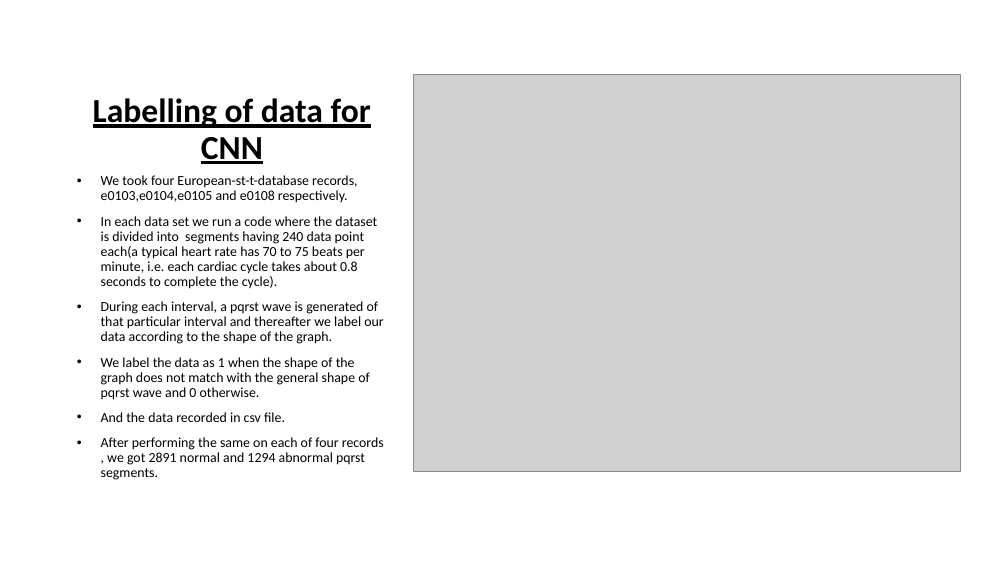
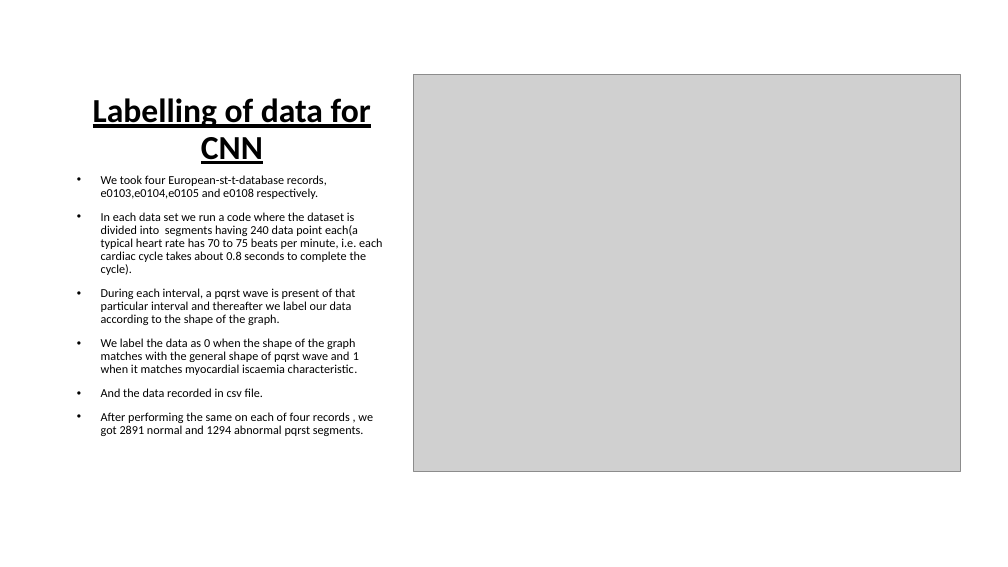
Before and after one commit to SubrataSarkar32/myocardial-ischaemia-detect, a slide deck: slide 23 of 8thsem_ECG signal for mycardial ischaemia and build solution to classify ECG.pptx (slide 8 before the commit). Drawn at 1008x567 pixels with LibreOffice and Linux fonts; fonts in the diff are those of the drawing; grey boxes stand for pictures. Boxes give left, top, right and bottom in pixels: in the first picture for what was removed or moved away, otherwise in the second. Text is boxed around its words. In the diff, an @@ line names an element or a change of style, - is before the commit and + after.

```diff
--- a/8thsem_ECG signal for mycardial ischaemia and build solution to classify ECG.pptx
+++ b/8thsem_ECG signal for mycardial ischaemia and build solution to classify ECG.pptx
@@ text at (101,175,382,436): size 13.2 to 11.6 pt in "We took four European-st-t-database records, e0103,e0104,e01 ...", "In each data set we run a ...", "And the data recorded in csv file.", "After performing the same on each of ..." @@
@@ text at (101,288,359,375): text changed; size 13.2 to 11.6 pt @@
-• During each interval, a pqrst wave is generated of that particular interval and thereafter we label our data according to the shape of the graph.
-• We label the data as 1 when the shape of the graph does not match with the general shape of pqrst wave and 0 otherwise.
+• During each interval, a pqrst wave is present of that particular interval and thereafter we label our data according to the shape of the graph.
+• We label the data as 0 when the shape of the graph matches with the general shape of pqrst wave and 1 when it matches myocardial iscaemia characteristic.
```
Also in this commit, not shown: 10 other slides changed, 15 slides added, 5 other files.
